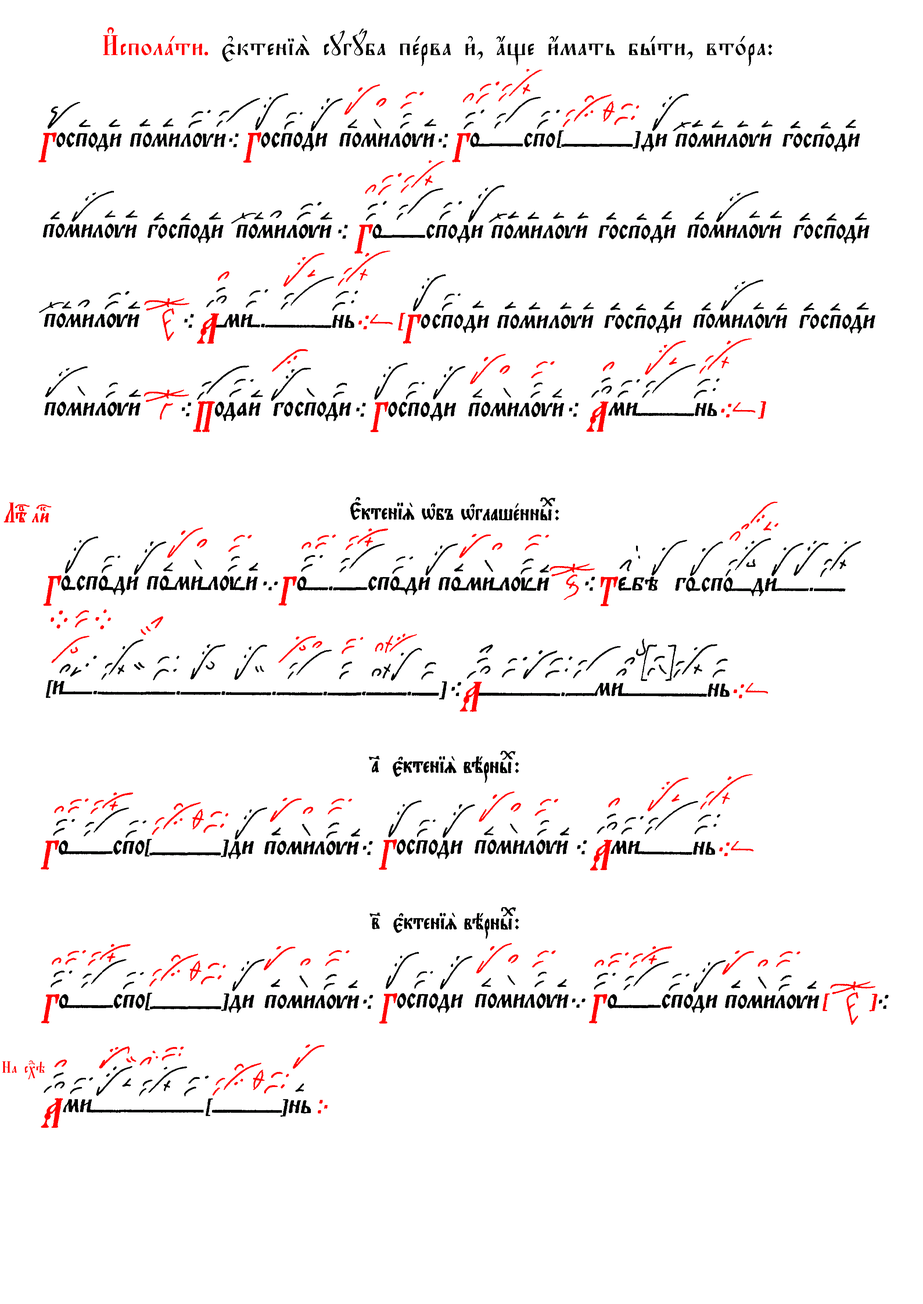
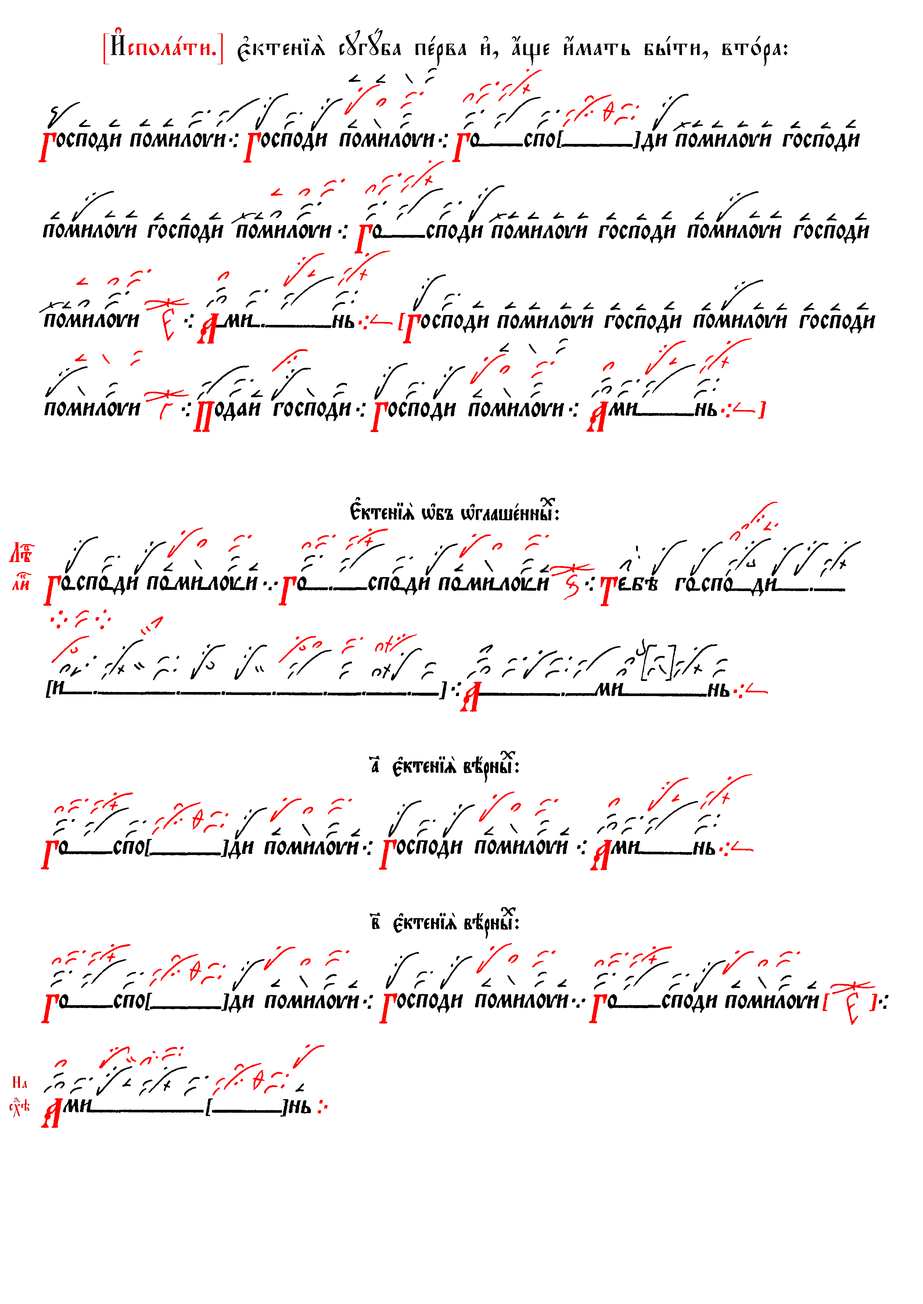
The second (923, 1304) image is a revision of the first. Changes to its layers:
renamed "И#сполaти. є3ктеніz2 сугyба пe..." to "[И#сполaти.] є3ктеніz2 сугyба ...", painted on it over [103, 27, 788, 67]
renamed "На схdэ" to "На ...", painted on it over [2, 1060, 45, 1118]
painted on "Крюки" over [43, 67, 568, 1074]
painted on "Чернила и червила" over [3, 74, 568, 1118]
